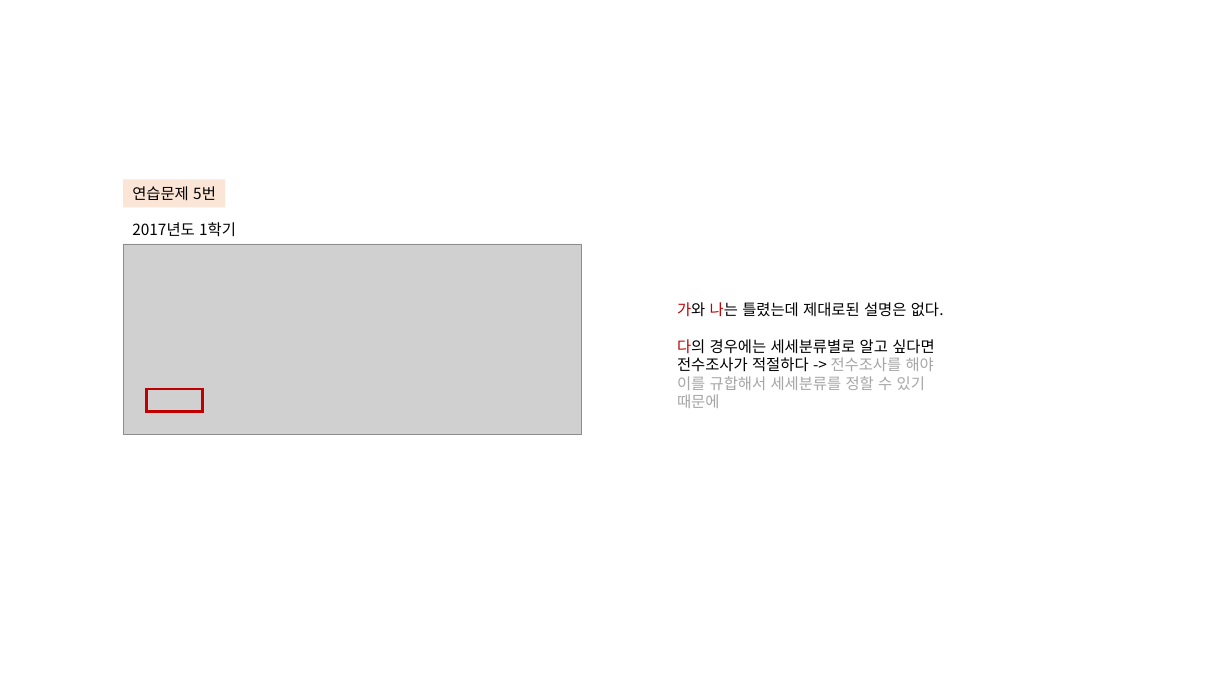
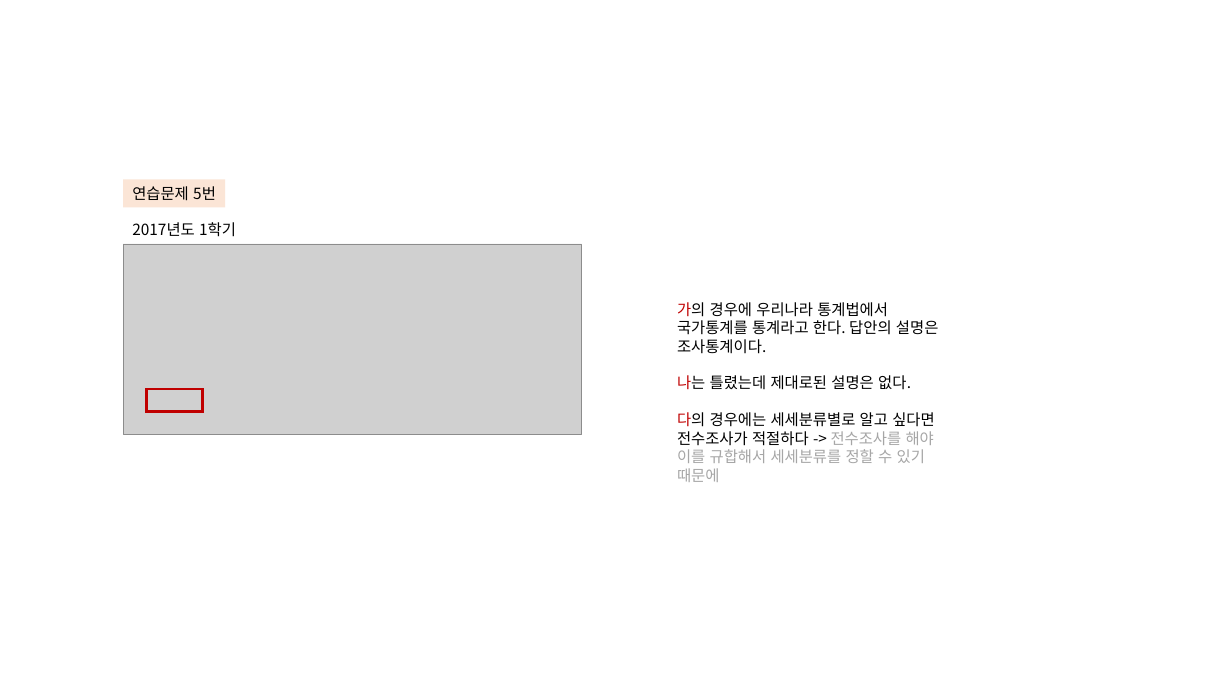
Before and after one commit to KNOU-STUDY/KNOU-UNDERSTANDING-NATIONAL-STATISTICS, a slide deck: slide 11 of previous_question/1장-국가통계제도.pptx. Drawn at 1232x693 pixels with LibreOffice and Linux fonts; fonts in the diff are those of the drawing; grey boxes stand for pictures. Boxes give left, top, right and bottom in pixels: in the first picture for what was removed or moved away, otherwise in the second. Text is boxed around its words. In the diff, an @@ line names an element or a change of style, - is before the commit and + after.

```diff
--- a/previous_question/1장-국가통계제도.pptx
+++ b/previous_question/1장-국가통계제도.pptx
@@ text at box(677, 302, 938, 390): text changed @@
-가와 나는 틀렸는데 제대로된 설명은 없다.
+가의 경우에 우리나라 통계법에서 국가통계를 통계라고 한다. 답안의 설명은 조사통계이다.
+나는 틀렸는데 제대로된 설명은 없다.
```
Also in this commit, not shown: 2 other slides changed, 1 other file.
